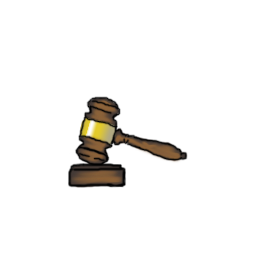
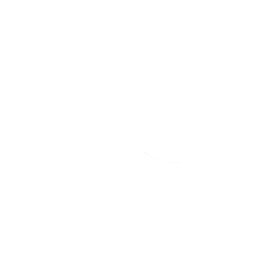
Revision of a layered 256 x 256 image; what changed, layer by layer:
painted on "Lines" over [67, 96, 188, 188]
